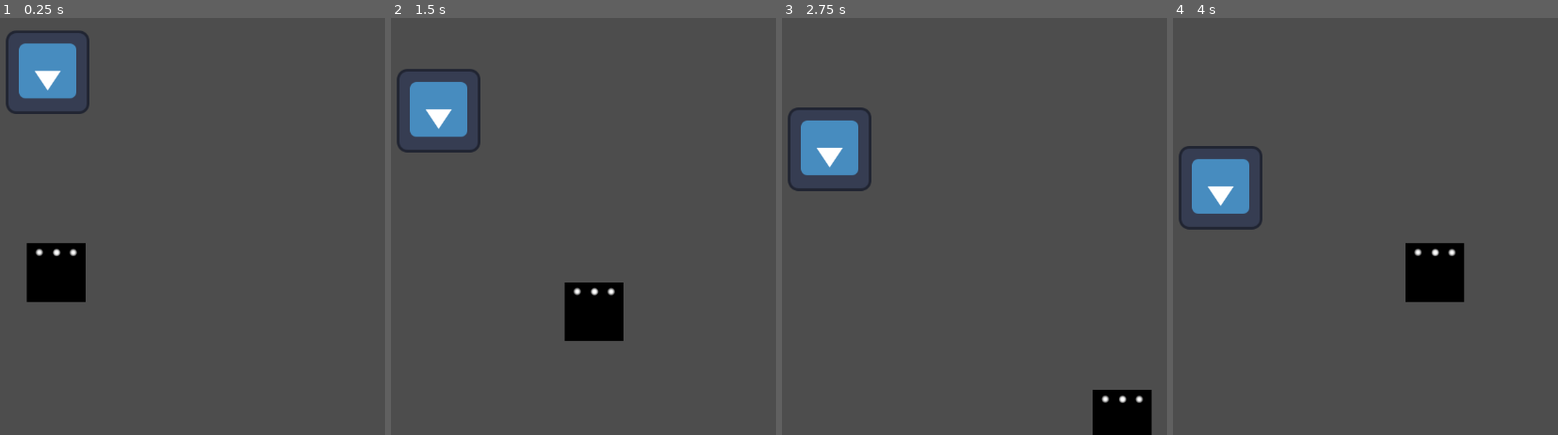
Above: before the commit, frames 1-4 (left to right).
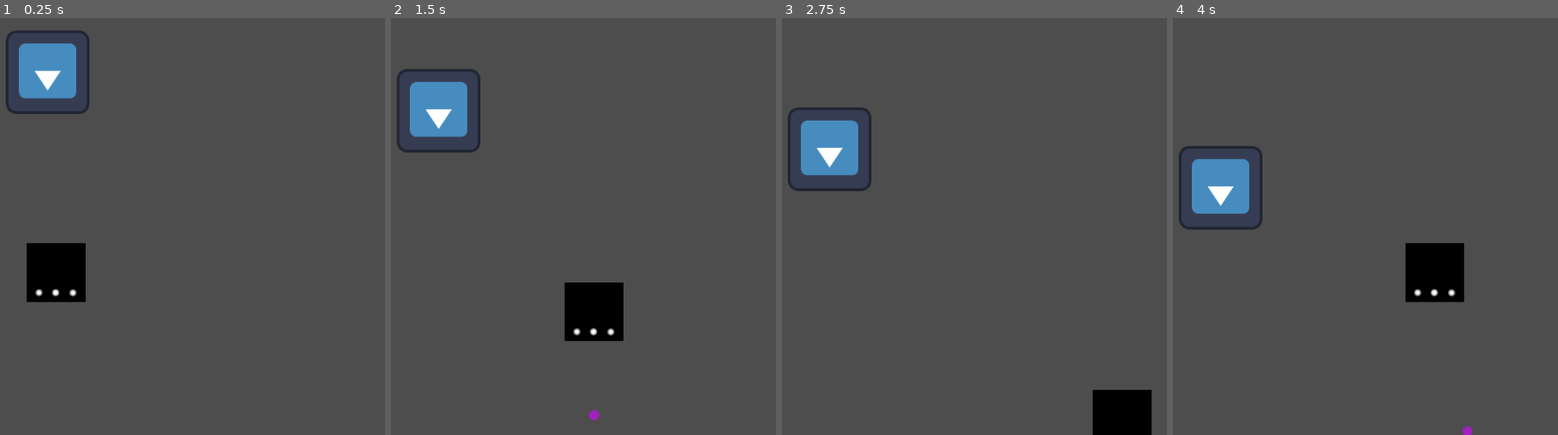
Above: after the commit, the same moments.

Repository: WickerBaskett/das-teroids
Game: Godot game, scene res://scenes/main_level.tscn
Same seed, same stepped clock (60 frames per second), same inputs: the game is played once before the commit and once after it. This scene is started directly instead of the project's main scene. The engine's default icon, where the game draws it, is replaced by a stand-in: a white triangle on a blue panel in a dark square.
Inputs:
- Up to frame 1 (0.25 s): no input
- Up to frame 2 (1.5 s): hold Right (ui_right) 0.53-1.28 s; hold Space (fire, bound only after the commit) 0.53-1.28 s; hold Down (ui_down) from 1.28 s (still down); tap Space (fire, bound only after the commit) at 1.35 s
- Up to frame 3 (2.75 s): release Down (ui_down) at 2.03 s; hold Right (ui_right) from 2.03 s (still down); hold Space (fire, bound only after the commit) from 2.03 s (still down)
- Up to frame 4 (4 s): release Right (ui_right) at 2.78 s; release Space (fire, bound only after the commit) at 2.78 s; hold Up (ui_up) 2.78-3.53 s; tap Space (fire, bound only after the commit) at 2.85 s; hold Left (ui_left) from 3.53 s (still down); hold Space (fire, bound only after the commit) from 3.53 s (still down)

The runs differ from the first frame. In frame 1, 0.2% of the frame differs, in the area x 9-21%, y 55-67%; in frame 2, 0.2%, in the area x 47-59%, y 64-97%; in frame 3, less than 0.1%; in frame 4, 0.2%.

Commit message:
Implemented projectiles, they fire in the direction the player is facing

Diff:
--- a/das-teroids/project.godot
+++ b/das-teroids/project.godot
@@ -11,9 +11,17 @@
 [application]
 
 config/name="Das-Teroids"
-run/main_scene="uid://u2dbgb06507e"
+run/main_scene="uid://dhm28ne3u5nwa"
 config/features=PackedStringArray("4.5", "GL Compatibility")
 config/icon="res://icon.svg"
+
+[input]
+
+fire={
+"deadzone": 0.2,
+"events": [Object(InputEventKey,"resource_local_to_scene":false,"resource_name":"","device":-1,"window_id":0,"alt_pressed":false,"shift_pressed":false,"ctrl_pressed":false,"meta_pressed":false,"pressed":false,"keycode":0,"physical_keycode":32,"key_label":0,"unicode":32,"location":0,"echo":false,"script":null)
+]
+}
 
 [rendering]
 
--- a/das-teroids/scenes/player.tscn
+++ b/das-teroids/scenes/player.tscn
@@ -7,6 +7,7 @@
 size = Vector2(90, 90)
 
 [node name="Player" type="CharacterBody2D"]
+rotation = 3.1415927
 script = ExtResource("1_g2els")
 
 [node name="Sprite2D" type="Sprite2D" parent="."]
@@ -15,3 +16,8 @@
 
 [node name="CollisionShape2D" type="CollisionShape2D" parent="."]
 shape = SubResource("RectangleShape2D_g2els")
+
+[node name="AttackCooldown" type="Timer" parent="."]
+wait_time = 0.25
+
+[connection signal="timeout" from="AttackCooldown" to="." method="_on_attack_cooldown_timeout"]
--- /dev/null
+++ b/das-teroids/scenes/projectile.tscn
@@ -0,0 +1,19 @@
+[gd_scene load_steps=4 format=3 uid="uid://ddoufa6s84qes"]
+
+[ext_resource type="Texture2D" uid="uid://bdcwyvflffud8" path="res://assets/projectile.png" id="1_c8fcr"]
+[ext_resource type="Script" uid="uid://52dddy60eoa3" path="res://scripts/projectile.gd" id="1_q3m7n"]
+
+[sub_resource type="CircleShape2D" id="CircleShape2D_c8fcr"]
+radius = 32.01562
+
+[node name="Projectile" type="Area2D"]
+scale = Vector2(0.25, 0.25)
+script = ExtResource("1_q3m7n")
+
+[node name="CollisionShape2D" type="CollisionShape2D" parent="."]
+shape = SubResource("CircleShape2D_c8fcr")
+
+[node name="Sprite2D" type="Sprite2D" parent="."]
+texture = ExtResource("1_c8fcr")
+
+[connection signal="body_entered" from="." to="." method="_on_body_entered"]
--- a/das-teroids/scripts/player.gd
+++ b/das-teroids/scripts/player.gd
@@ -2,7 +2,14 @@
 
 const SPEED = 300.0
 const JUMP_VELOCITY = -400.0
+const PROJECTILE = preload("uid://ddoufa6s84qes")
 
+var can_attack: bool = true
+
+# Called once per frame
+func _process(_delta: float) -> void:
+	if Input.is_action_pressed("fire") and can_attack:
+		fire()
 
 # This is the default movement function provided by CharacterBody2D
 # This will be changed with the Player Controller ticket
@@ -23,7 +30,39 @@
 
 	move_and_slide()
 
+# Handle spawning projectile
+func fire():
+	# Start attack cooldown
+	can_attack = false
+	get_node("AttackCooldown").start()
+
+	# Create projectile
+	var proj = PROJECTILE.instantiate()
+	get_parent().add_child(proj)
+
+	# The projectile is a child of the main_level scene
+	# so that it doesnt move with the player, we need to set
+	# the starting position to match the players!
+	proj.position = self.position
+	proj.rotation = self.rotation
+
+	# Get player dimensions so we can spawn the bullet outside
+	# of the player
+	var player_size = get_node("CollisionShape2D").get_shape().get_rect().size
+	var proj_size = proj.find_child("CollisionShape2D").get_shape().get_rect().size
+
+	# Offset bullet spawn to spawn outside of player
+	var rotated_pos = Vector2(
+	sin(self.rotation) * ((player_size.x / 2) + (proj_size.x / 2)),
+	-cos(self.rotation) * ((player_size.y / 2) + (proj_size.y / 2))
+	)
+
+	proj.position += rotated_pos
 
 # Called on collision with asteroid
 func hit() -> void:
 	call_deferred("queue_free")
+
+# Called when player can attack again
+func _on_attack_cooldown_timeout() -> void:
+	can_attack = true
--- /dev/null
+++ b/das-teroids/scripts/projectile.gd
@@ -0,0 +1,13 @@
+extends Area2D
+
+const SPEED: float = 1000.0
+
+func _process(delta: float) -> void:
+	var rotated_speed = Vector2(
+		sin(self.rotation) * SPEED * delta, -cos(self.rotation) * SPEED * delta
+	)
+	self.position += rotated_speed
+
+func _on_body_entered(body: Node2D) -> void:
+	if body.has_method("hit"):
+		body.hit()
Binary file added: das-teroids/assets/projectile.png
Not shown, added: das-teroids/assets/projectile.png.import
Not shown, added: das-teroids/scripts/projectile.gd.uid
